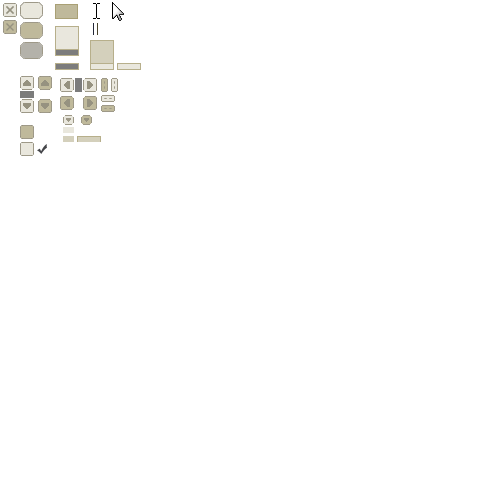
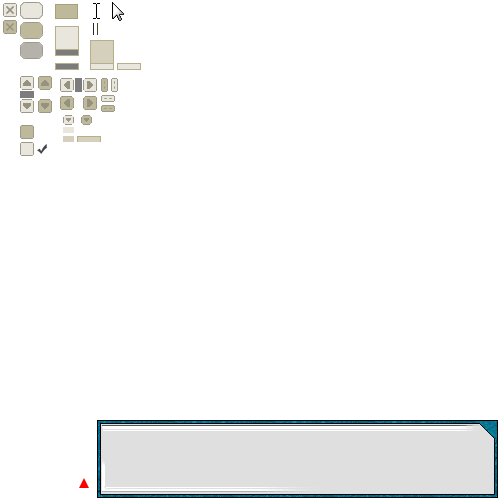
Layered file, before and after one edit (500 × 500). Changes by layer:
added group "Speechframes" with 2 layers in group "Components" over 79, 420, 498, 498
added layer "Shape 1" in group "Speechframes" over 79, 478, 89, 488
added layer "speechbox" in group "Speechframes" over 97, 420, 498, 498
